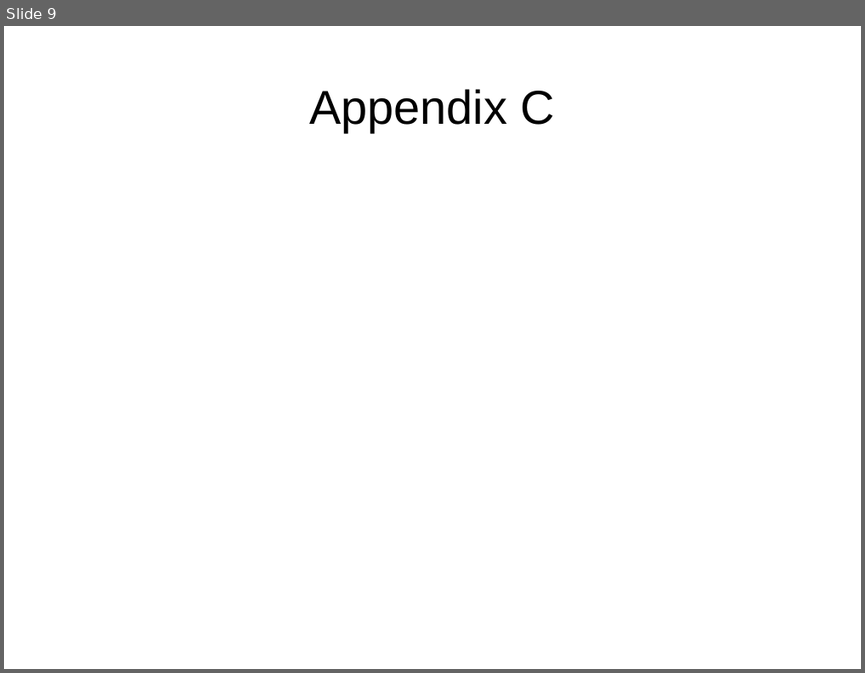
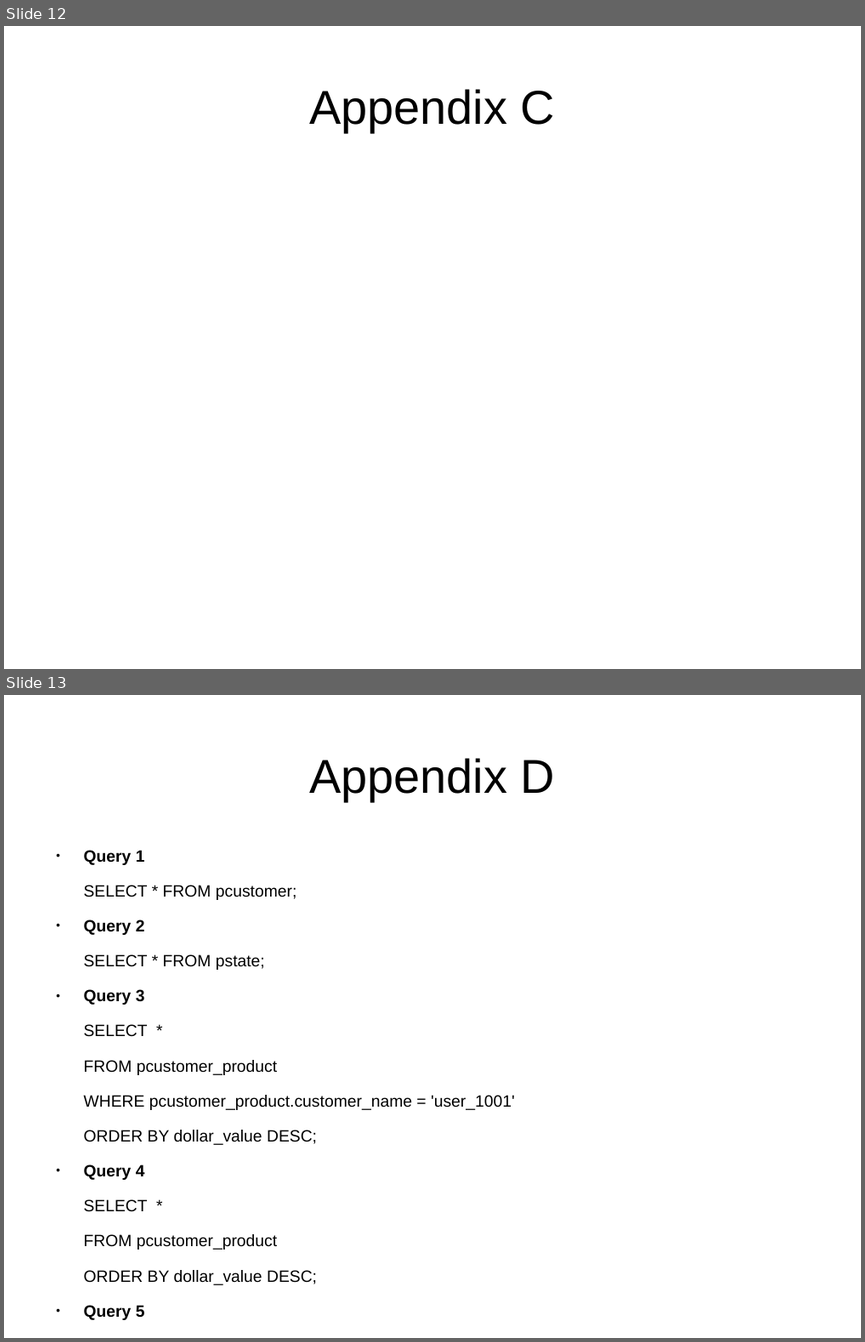
Before and after one commit to afcarl/dse201_final, a slide deck: dse201_final_report.odp. Shown one above the other, each under a label of ours: slide 9 before the commit, slides 12 and 13 after it. The pictures are 865x673 and 865x1342 pixels, drawn with LibreOffice and Linux fonts; fonts in the diff are those of the drawing. Boxes give left, top, right and bottom in pixels: in the first picture for what was removed or moved away, otherwise in the second. Text is boxed around its words. In the diff, an @@ line names an element or a change of style, - is before the commit and + after.

```diff
--- a/dse201_final_report.odp
+++ b/dse201_final_report.odp
@@ slide 13 added at [4,695,861,1338], background #FFFFFF @@
@@ title added at [309,758,555,801], 44 pt, text #000000 @@
+Appendix D
@@ text added at [84,850,515,1285], 15.2 pt, text #000000 @@
+● Query 1
+SELECT * FROM pcustomer;
+● Query 2
+SELECT * FROM pstate;
+● Query 3
+SELECT *
+FROM pcustomer_product
+WHERE pcustomer_product.customer_name = 'user_1001'
+ORDER BY dollar_value DESC;
+● Query 4
+SELECT *
+FROM pcustomer_product
+ORDER BY dollar_value DESC;
+● Query 5
+SELECT *
+FROM pcategory_state;
@@ what was slide 9 is now slide 12 @@
```
Also in this commit, not shown: 2 slides changed, 6 other slides added, 3 slides removed, 2 other files.
